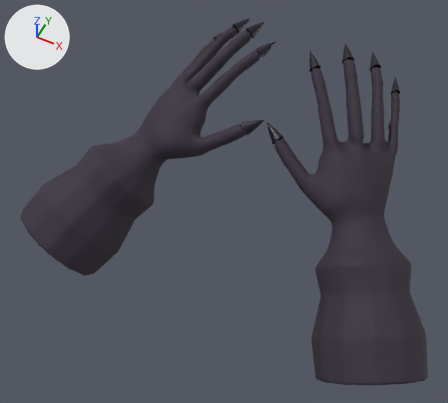
The glTF model assets/models/characters/warcraft/demon-hunter/first_person.glb as it was, and as the next commit left it.
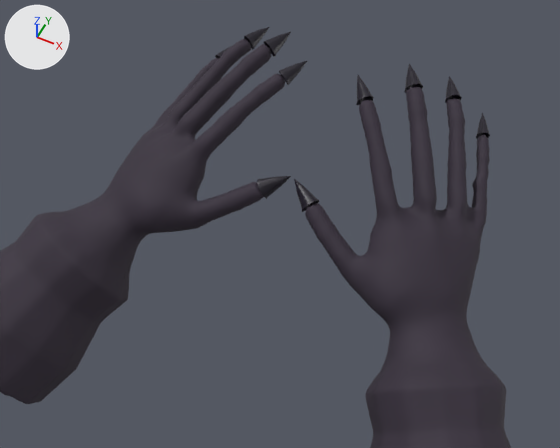
The first picture shows the older version from a 50 mm lens placed at (0.82, -0.9, 1.56), pointed at (-0.09, 0.9, -0.7). The close-ups show the older and then the newer version on the part from 15% to 100% of the width and 0% to 76% of the height of that picture. Only the edits that show in the close-ups are written down. Arrows for +X, +Y and +Z are at upper left; the lights stay in place. Where no turn or scale is listed for an object, it has been applied to the vertices. Vertices at exactly the same position are counted once.

In view in the first close-up: 'IllidanArms', 'IllidanClaws'.
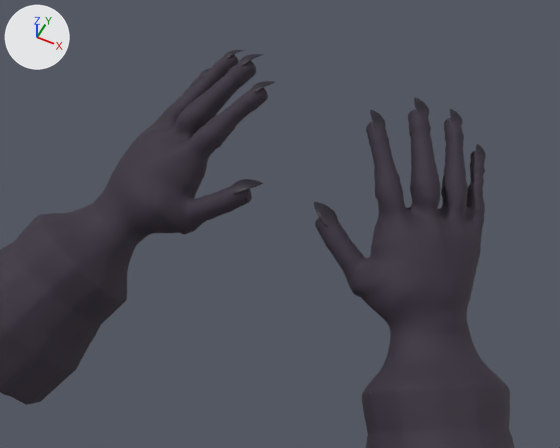
Boxes [x1, y1, x2, y2] around the edits, measured in the close-ups (560 x 448 px):
'IllidanArms', reshaped: before [0, 39, 511, 448]; after [0, 54, 514, 448]
'IllidanClaws', reshaped: before [215, 27, 490, 212]; after [199, 50, 486, 227]
part 2 of me_illidannaturalarms_001, deleted: before [244, 27, 269, 50]
part 3 of me_illidannaturalarms_001, deleted: before [215, 47, 230, 58]
part 4 of me_illidannaturalarms_001, deleted: before [445, 76, 462, 104]
part 5 of me_illidannaturalarms_001, deleted: before [476, 113, 490, 139]
part 6 of me_illidannaturalarms_001, cut back: before [264, 32, 307, 85]; after [199, 50, 275, 93]
part 7 of me_illidannaturalarms_001, cut back: before [356, 64, 423, 105]; after [370, 97, 486, 160]
part 8 of me_illidannaturalarms_001, cut back: before [257, 176, 319, 212]; after [232, 179, 338, 227]

What changed in the scene script:
```text
Change me_illidannaturalarms:
    used by ob_illidanarms; location = (0.0, 0.0, -0.055)
    remove me_illidannaturalarms.from_pydata(...)  # 16281 vertices, 32554 faces; spans x -1.05..1.05, y 0.33..1.61, z -1.12..-0.09
    add me_illidannaturalarms.from_pydata(...)  # 16281 vertices, 32554 faces; spans x -1.05..1.05, y 0.33..1.55, z -1.12..-0.12
    me_illidannaturalarms part 1: 11151 of 16281 vertices moved; they spanned x -1.05..1.04, y 0.34..1.61, z -1.12..-0.09 and now span x -1.04..1.03, y 0.34..1.55, z -1.12..-0.12; mean shift (0.0, -0.01, -0.01); largest move (0.66, 0.45, -1.0) -> (0.74, 0.46, -0.95)
Change me_illidannaturalarms_001:
    used by ob_illidanclaws; location = (0.0, 0.0, -0.055)
    remove me_illidannaturalarms_001.from_pydata(...)  # 320 vertices, 540 faces; spans x -0.506..0.507, y 1.084..1.688, z -0.373..-0.057
    add me_illidannaturalarms_001.from_pydata(...)  # 1280 vertices, 2520 faces; spans x -0.522..0.522, y 1.064..1.571, z -0.364..-0.11
    me_illidannaturalarms_001 part 2: the loose piece of 32 vertices spanning x -0.39..-0.324, y 1.583..1.674, z -0.186..-0.129 is deleted
    me_illidannaturalarms_001 part 3: the loose piece of 32 vertices spanning x -0.506..-0.453, y 1.597..1.688, z -0.293..-0.241 is deleted
    me_illidannaturalarms_001 part 4: the loose piece of 32 vertices spanning x 0.324..0.39, y 1.582..1.673, z -0.187..-0.13 is deleted
    me_illidannaturalarms_001 part 5: the loose piece of 32 vertices spanning x 0.454..0.507, y 1.595..1.687, z -0.294..-0.241 is deleted
    me_illidannaturalarms_001 part 6: 64 vertices removed from x -0.278..-0.086, y 1.362..1.588, z -0.134..-0.058; 512 vertices added at x -0.522..-0.164, y 1.307..1.571, z -0.293..-0.11
    me_illidannaturalarms_001 part 7: 64 vertices removed from x 0.085..0.278, y 1.363..1.588, z -0.133..-0.057; 512 vertices added at x 0.163..0.522, y 1.307..1.57, z -0.294..-0.11
    me_illidannaturalarms_001 part 8: 64 vertices removed from x -0.105..0.109, y 1.084..1.159, z -0.373..-0.288; 256 vertices added at x -0.183..0.187, y 1.064..1.133, z -0.364..-0.326
```
